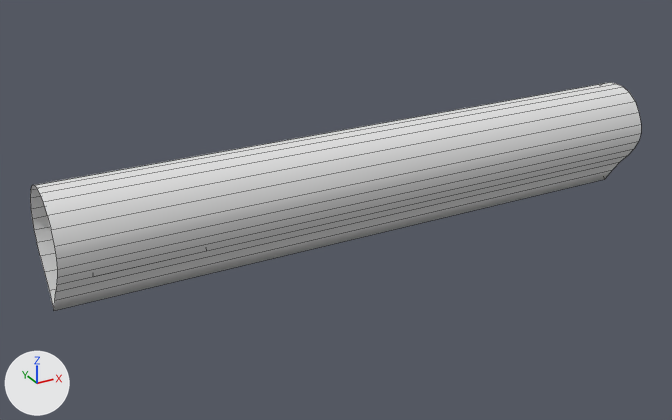
The FBX model Mask_v2/Assets/3DModels/Level.fbx: old version first, new version second.
Before and after are seen from a 50 mm lens placed at (-15.4, -72.8, 36.1), pointed at (23.3, -2.4, 0.9). Every picture has the same lights, and +X, +Y and +Z are marked at lower left. The first picture is the older version. Mesh edges are drawn as thin lines on the coarser meshes. Where no turn or scale is listed for an object, it has been applied to the vertices.

Names of what the first picture shows: 'Tunel'.
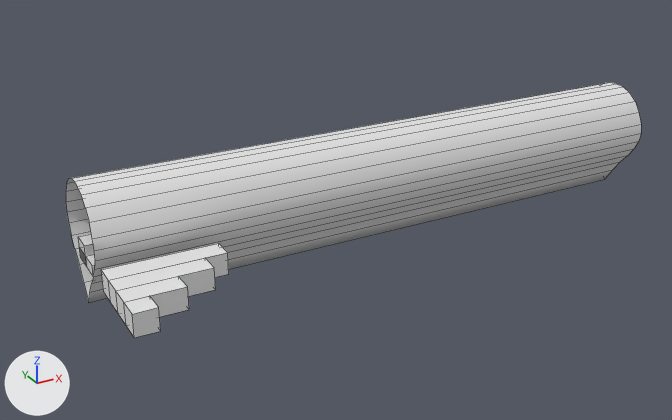
Changed parts and their boxes (x1, y1, x2, y2) in the pictures (672 x 420 px):
```json
{"object": "Tunel", "change": "rescaled", "before": [30, 82, 641, 311], "after": [66, 82, 641, 302]}
{"object": "Cube", "change": "added", "after": [108, 258, 216, 313]}
{"object": "Cube.003", "change": "added", "after": [101, 243, 229, 302]}
{"object": "Cube.001", "change": "added", "after": [116, 276, 189, 325]}
{"object": "Cube.002", "change": "added", "after": [124, 296, 161, 338]}
```

The change, as JSON lines over the scene's bpy script:
```json
{"block": "me_cube", "where": "# used by ob_tunel; location = (0.0, 0.0, 3.0)"}
{"op": "remove", "block": "me_cube", "code": "me_cube.from_pydata(...)  # 48 vertices, 24 faces; spans x -3.0..60.0, y -4.4..4.4, z -6.9..4.4"}
{"op": "add", "block": "me_cube", "code": "me_cube.from_pydata(...)  # 48 vertices, 24 faces; spans x 0.0..60.0, y -4.4..4.4, z -6.9..4.4"}
{"block": "me_cube", "change": "me_cube part 1: the whole mesh is scaled about its middle by (0.952, 1, 1), then moved by (1.5, 0.0, 0.0)"}
{"op": "add", "block": "ob_cube_003", "code": ["ob_cube_003 = bpy.data.objects.new('Cube.003', me_cube_019.copy())  # the mesh of ob_cube_017", "ob_cube_003.location = (1.0, -7.0, 1.0)"]}
{"op": "add", "block": "ob_cube_001", "code": ["ob_cube_001 = bpy.data.objects.new('Cube.001', me_cube_022.copy())  # the mesh of ob_cube_020", "ob_cube_001.location = (1.0, -11.0, 1.0)"]}
{"op": "add", "block": "ob_cube", "code": ["ob_cube = bpy.data.objects.new('Cube', me_cube_016.copy())  # the mesh of ob_cube_025", "ob_cube.location = (1.0, -9.0, 1.0)"]}
{"op": "add", "block": "ob_cube_002", "code": ["ob_cube_002 = bpy.data.objects.new('Cube.002', me_cube_018.copy())  # the mesh of ob_cube_016", "ob_cube_002.location = (1.0, -13.0, 1.0)"]}
```
